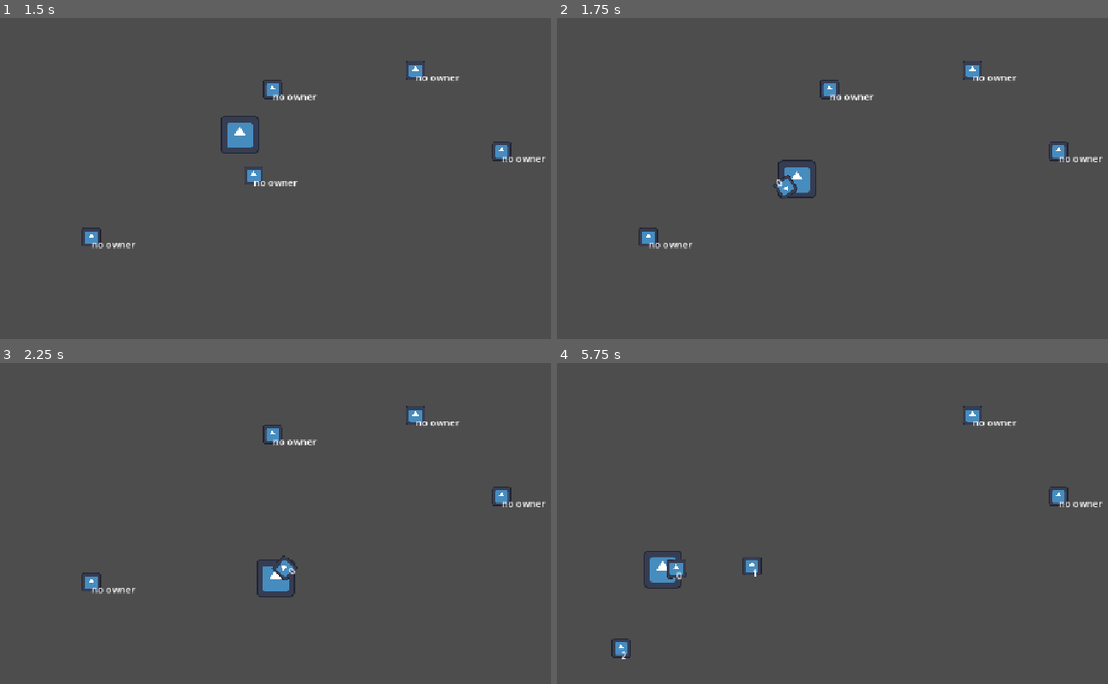
Above: before the commit, frames 1-4 (two rows, left to right).
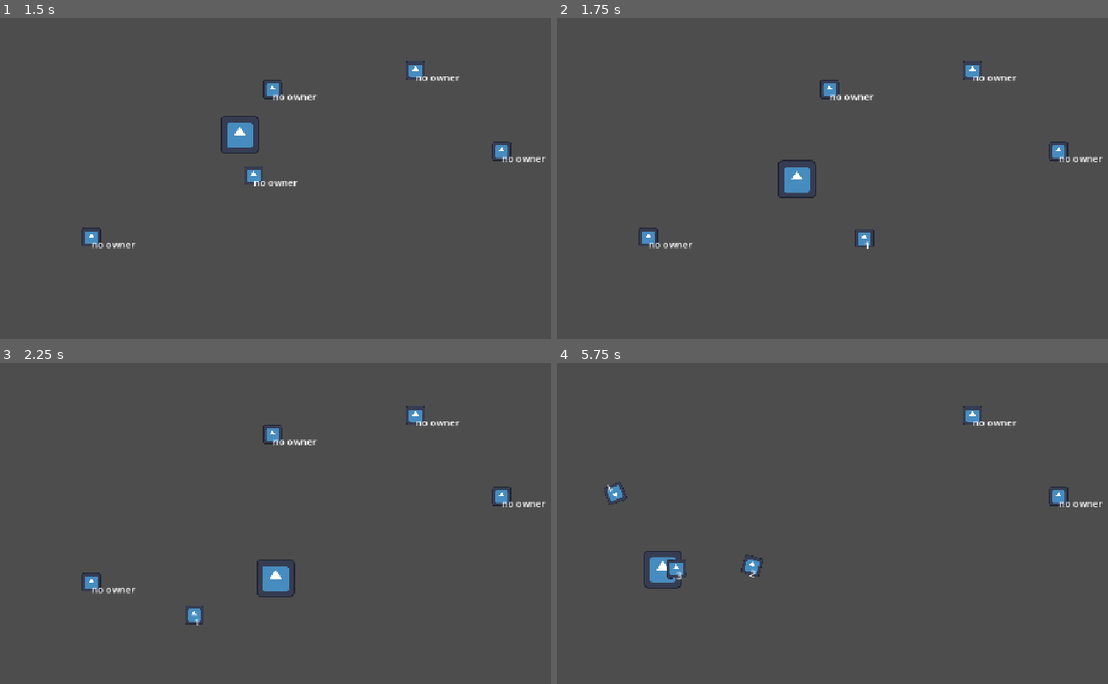
Above: after the commit, the same moments.

Repository: TheTagRapper/juniper-dev-jam-26
Game: Godot game, scene res://Prototypes/orbiting_system/scenes/orbit_test_scene.tscn
The game is run twice, just before and just after one commit, with the same random seed, the same clock (stepped at 60 frames per second) and the same inputs. The project has no main scene, so this scene is started directly. The engine's default icon, where the game draws it, is replaced by a stand-in: a white triangle on a blue panel in a dark square.
Inputs (mouse positions are in pixels of both pictures, inside the frame that each line leads up to):
- Up to frame 1 (1.5 s): tap Enter at 0.5 s; move the mouse to (451, 191) at 0.52 s; hold D (move_right) 0.53-1.28 s; hold 1 (select_first_weapon) 0.53-1.28 s; tap 4 (select_fourth_weapon) at 0.8, 1.35 s; move the mouse to (165, 229) at 1.27 s; hold S (move_down) from 1.28 s (still down)
- Up to frame 2 (1.75 s): keep holding S (move_down); tap 2 (select_second_weapon) at 1.55 s
- Up to frame 3 (2.25 s): move the mouse to (369, 472) at 2.02 s; release S (move_down) at 2.03 s; hold D (move_right) from 2.03 s (still down); tap 2 (select_second_weapon) at 2.1 s
- Up to frame 4 (5.75 s): tap 3 (select_third_weapon) at 2.3, 2.85, 5.3 s; move the mouse to (821, 632) at 2.77 s; release D (move_right) at 2.78 s; hold W (move_up) 2.78-3.53 s; tap 1 (select_first_weapon) at 3.05 s; move the mouse to (1063, 613) at 3.52 s; hold 1 (select_first_weapon) 3.53-4.28 s; hold A (move_left) 3.53-5.03 s; tap 4 (select_fourth_weapon) at 3.8, 4.35 s; move the mouse to (650, 497) at 4.27 s; tap 2 (select_second_weapon) at 4.55, 5.1 s; move the mouse to (893, 555) at 5.02 s; hold S (move_down) from 5.03 s (still down)

Frame 1 is identical in both runs. In frame 2, 0.2% of the frame differs, in the area x 39-58%, y 48-72%; in frame 3, 0.2%; in frame 4, 0.4%, in the area x 8-38%, y 36-93%.

Commit message:
Added swapping weapon functionality

Diff:
--- a/Prototypes/orbiting_system/scenes/orbit_player.gd
+++ b/Prototypes/orbiting_system/scenes/orbit_player.gd
@@ -15,6 +15,7 @@
 
 func _physics_process(delta: float) -> void:
 
+	# Selecting Movement
 	if Input.is_action_pressed("move_right"):
 		position.x += SPEED * delta
 	if Input.is_action_pressed("move_left"):
@@ -24,7 +25,15 @@
 	if Input.is_action_pressed("move_up"):
 		position.y -= SPEED * delta
 
-
+	# Selecting Weapon
+	if Input.is_action_pressed("select_first_weapon"):
+		swap_weapons(1)
+	elif Input.is_action_just_pressed("select_second_weapon"):
+		swap_weapons(2)
+	elif Input.is_action_just_pressed("select_third_weapon"):
+		swap_weapons(3)
+	elif Input.is_action_just_pressed("select_fourth_weapon"):
+		swap_weapons(4)
 
 
 	move_and_slide()
@@ -56,15 +65,15 @@
 				else:
 					orbit_index = i
 
-				weapon_inv[i].position.x = position.x + cos(2*PI/projectile_count * i + time * orbit_speed) * orbit_distance
-				weapon_inv[i].position.y = position.y + sin(2*PI/projectile_count * i + time * orbit_speed) * orbit_distance
+				weapon_inv[i].position.x = position.x + cos(2*PI/projectile_count * orbit_index + time * orbit_speed) * orbit_distance
+				weapon_inv[i].position.y = position.y + sin(2*PI/projectile_count * orbit_index + time * orbit_speed) * orbit_distance
 
 
 
 
 func _on_area_2d_area_entered(area: Area2D) -> void:
 	# Checking Collisions
-	if area.is_in_group("WEAPON"):
+	if area.is_in_group("WEAPON") and area.get_parent() not in weapon_inv:
 		add_weapon(area)
 
 
@@ -91,4 +100,5 @@
 	stack_of_free_indexes.push_back(weapon_index)
 
 func swap_weapons(selected_index : int):
-	holding_index = selected_index
+	if selected_index != null:
+		holding_index = selected_index - 1
--- a/Prototypes/orbiting_system/scenes/orbit_player.tscn
+++ b/Prototypes/orbiting_system/scenes/orbit_player.tscn
@@ -7,6 +7,7 @@
 size = Vector2(63, 63)
 
 [node name="Player" type="CharacterBody2D" unique_id=160008220]
+motion_mode = 1
 script = ExtResource("1_fs8gp")
 
 [node name="Sprite2D" type="Sprite2D" parent="." unique_id=1213483872]
--- a/Prototypes/orbiting_system/scenes/temp_orbit_weapon.gd
+++ b/Prototypes/orbiting_system/scenes/temp_orbit_weapon.gd
@@ -11,4 +11,4 @@
 	pass
 
 func add_index(index):
-	$Label.text = str(index)
+	$Label.text = str(index + 1)
